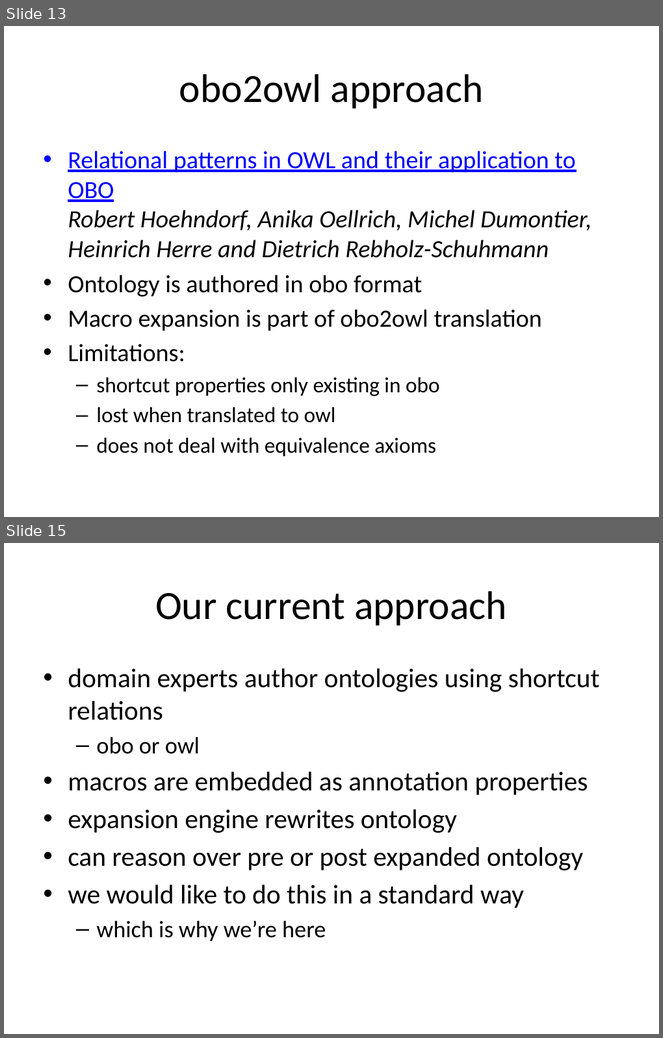
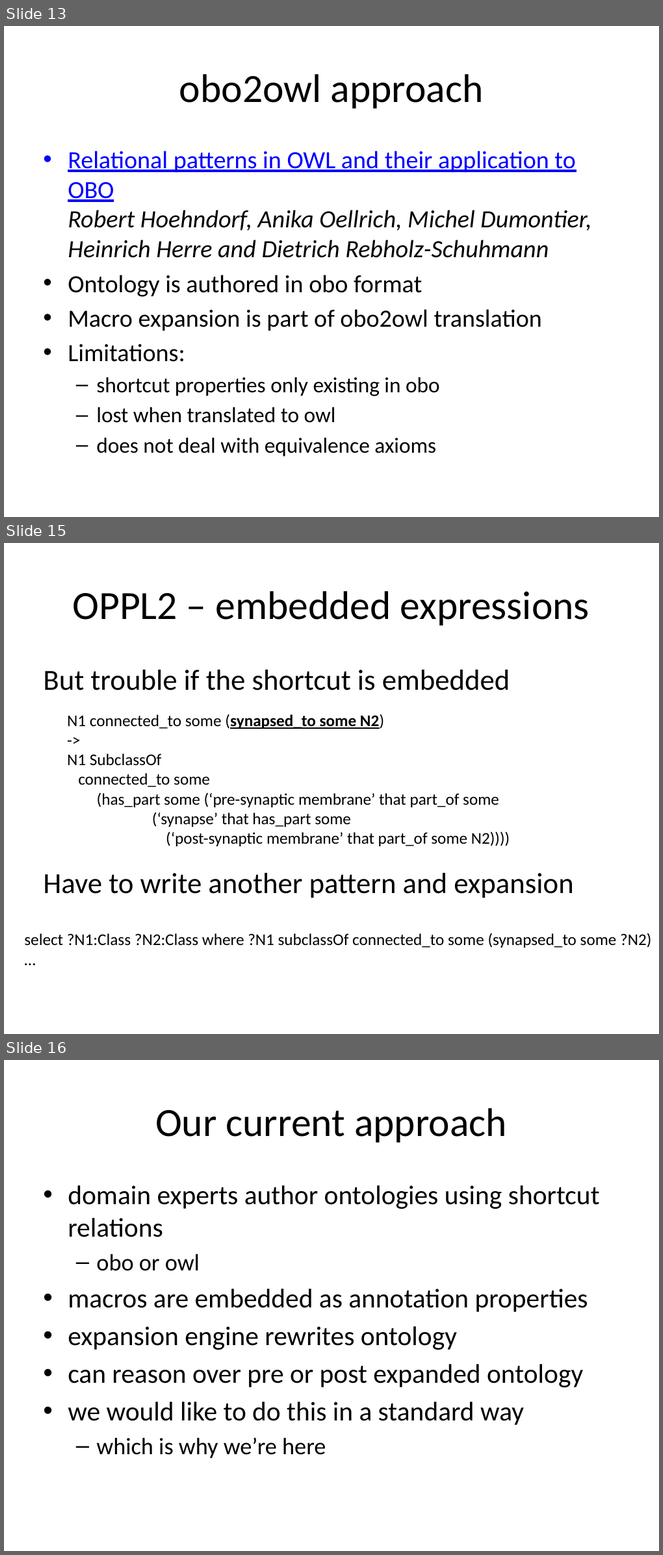
Before and after one commit to cmungall/obo2owl, a slide deck: papers/owled-macros-panel.pptx. Shown one above the other, each under a label of ours: slides 13 and 15 before the commit, slides 13, 15 and 16 after it; the slides between them are not shown. The pictures are 663x1038 and 663x1555 pixels, drawn with LibreOffice and Linux fonts; fonts in the diff are those of the drawing. Boxes give left, top, right and bottom in pixels: in the first picture for what was removed or moved away, otherwise in the second. Text is boxed around its words. In the diff, an @@ line names an element or a change of style, - is before the commit and + after.

```diff
--- a/papers/owled-macros-panel.pptx
+++ b/papers/owled-macros-panel.pptx
@@ slide 15 added at (4,543,659,1034), background #FFFFFF @@
@@ title added at (73,591,590,626), 44 pt, text #000000 @@
+OPPL2 – embedded expressions
@@ text added at (43,670,573,899), 32 pt, text #000000 @@
+But trouble if the shortcut is embedded
+Have to write another pattern and expansion
@@ text added at (67,714,510,847), 18 pt, text #000000 @@
+N1 connected_to some (synapsed_to some N2)
+->
+N1 SubclassOf
+connected_to some
+(has_part some (‘pre-synaptic membrane’ that part_of some
+(‘synapse’ that has_part some
+(‘post-synaptic membrane’ that part_of some N2))))
@@ text added at (24,933,651,948), 18 pt, text #000000 @@
+select ?N1:Class ?N2:Class where ?N1 subclassOf connected_to some (synapsed_to some ?N2)
+…
@@ what was slide 15 is now slide 16 @@
```
Also in this commit, not shown: 4 slides changed.
